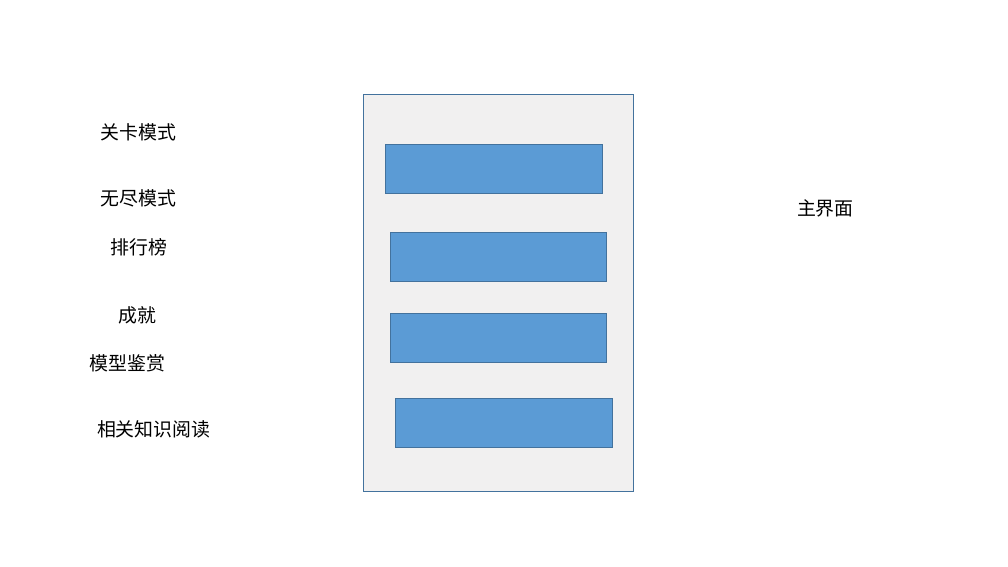
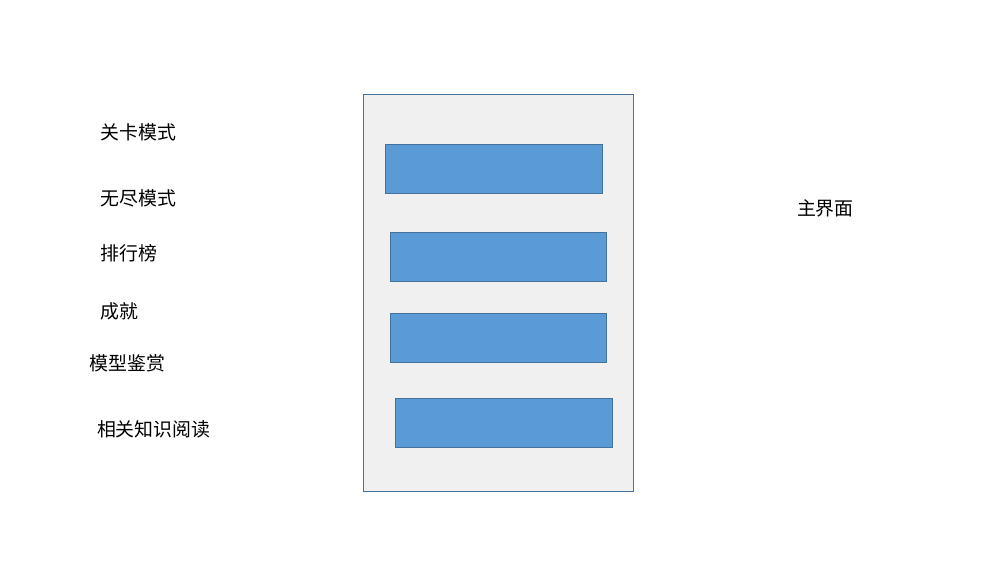
Before and after one commit to GameOfLife9/ConwayGameOfLife, a slide deck: slide 1 of 方案.pptx (slide 2 before the commit). Drawn at 1008x567 pixels with LibreOffice and Linux fonts; fonts in the diff are those of the drawing. Boxes give left, top, right and bottom in pixels: in the first picture for what was removed or moved away, otherwise in the second. Text is boxed around its words. In the diff, an @@ line names an element or a change of style, - is before the commit and + after.

```diff
--- a/方案.pptx
+++ b/方案.pptx
@@ text "排行榜": place and size @@
-text "排行榜" at [111, 238, 168, 256]
+text "排行榜" at [100, 244, 157, 262]
@@ text "成就": place and size @@
-text "成就" at [119, 306, 157, 324]
+text "成就" at [100, 302, 138, 320]
```
Also in this commit, not shown: 1 other slide changed, 3 slides added, 1 slide removed.
